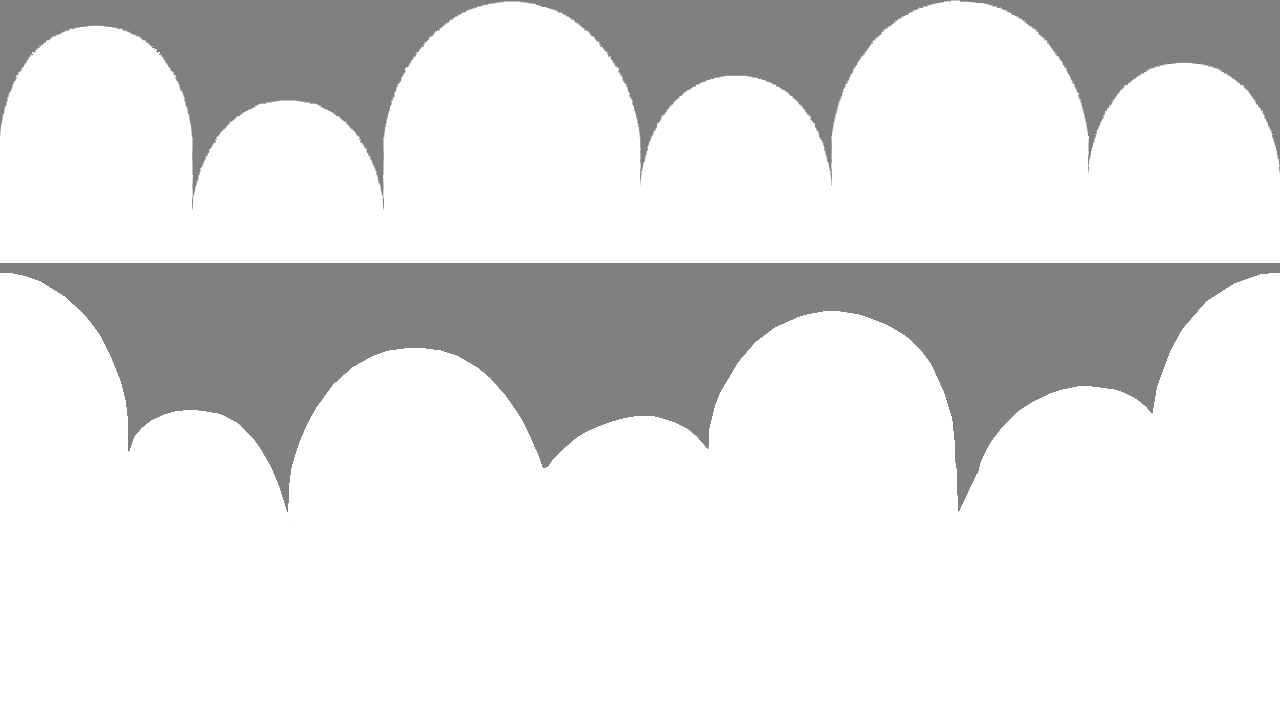
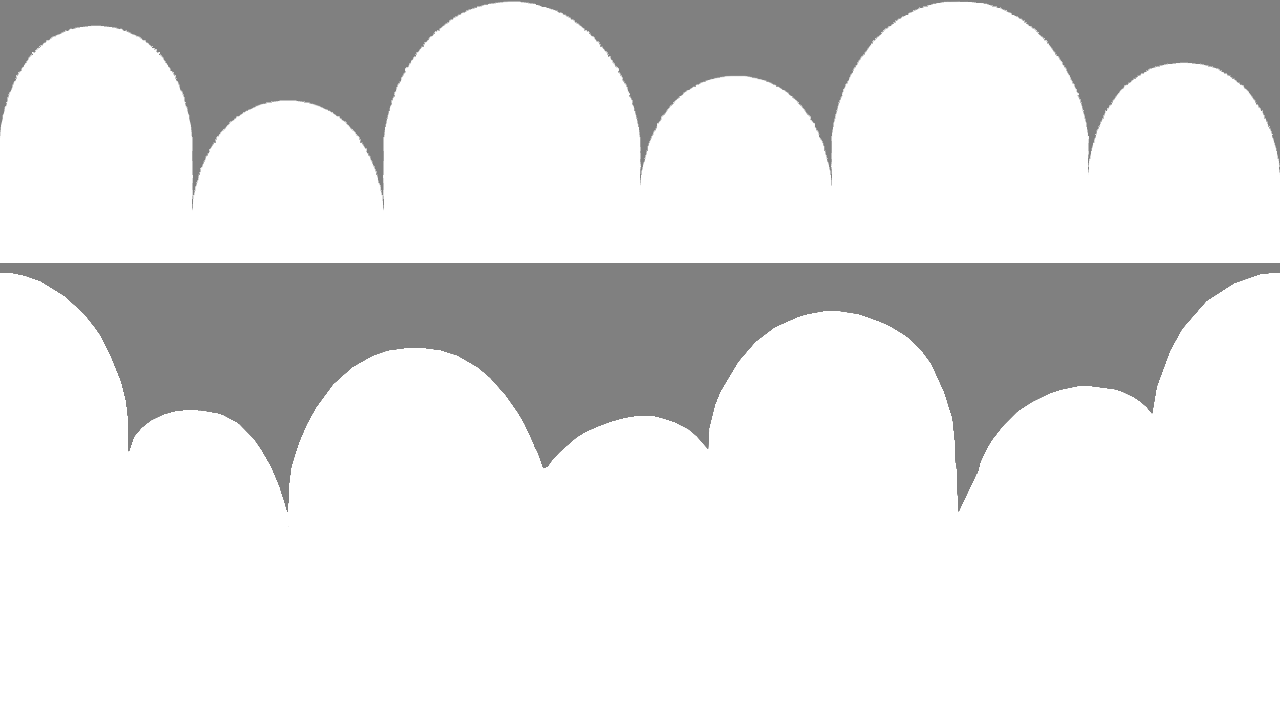
Layered file, before and after one edit (1280x720). Changes by layer:
painted on "Layer 1" over [236, 0, 968, 117]
